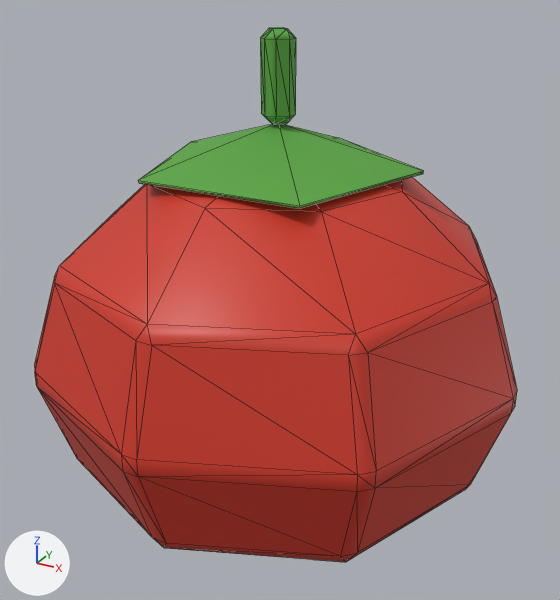
An edit to the glTF model assets/kitchen/ingredients/Tomato.glb, drawn before and after from the same camera.
The view is the same before and after, from a 50 mm lens placed at (0.0844, -0.1527, 0.1384), pointed at (0.0007, -0.0004, 0.0622). The lights are fixed; the arrows at lower left show +X, +Y and +Z. The picture after the commit comes second. Mesh edges are drawn as thin lines. Vertices at exactly the same position are counted once.

In view in the first picture: 'Tomato'.
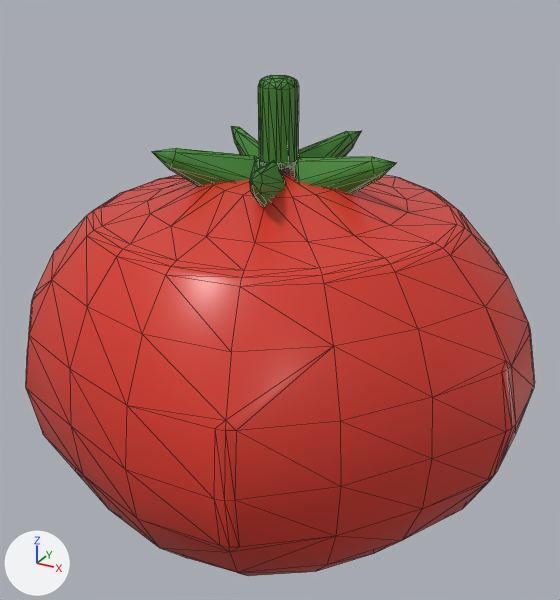
Boxes [x1, y1, x2, y2] around the edits, measured in the pictures (560 x 600 px):
'Tomato', reshaped, moved (6% shorter)
    before: [34, 27, 517, 562]
    after: [26, 75, 534, 576]
part 1 of me_tomato, rebuilt
    before: [34, 177, 517, 562]
    after: [26, 168, 534, 576]
part 2 of me_tomato, added (green)
    after: [258, 75, 299, 170]
part 3 of me_tomato, added (green)
    after: [250, 161, 285, 206]
part 4 of me_tomato, added (green)
    after: [152, 148, 259, 186]
part 5 of me_tomato, added (green)
    after: [232, 126, 263, 168]
part 6 of me_tomato, added (green)
    after: [289, 131, 361, 170]
part 7 of me_tomato, added (green)
    after: [294, 157, 396, 194]
part 8 of me_tomato, deleted (green)
    before: [260, 27, 296, 124]
part 9 of me_tomato, deleted (green)
    before: [138, 124, 424, 209]

What the commit changed:
Material 'LP_TomatoSkin' (mat_lp_tomatoskin) is new.
Its base color is (0.687, 0.0409, 0.0242) (red #d8392b).
Its roughness is 0.35.
Material 'LP_CalyxGreen' (mat_lp_calyxgreen) is new.
Its base color is (0.0497, 0.254, 0.0273) (green #3f8a2e).
Its roughness is 0.6.
me_tomato is used by ob_tomato; location (0.0, 0.0, 0.05).
me_tomato had 133 vertices, 254 faces and spanned x -0.0586..0.0586, y -0.0586..0.0586, z -0.05..0.075.
me_tomato no longer uses material mat_lp_tomatored (red #ce3827).
me_tomato no longer uses material mat_lp_leafgreen (green #59a63f).
me_tomato now has 553 vertices, 1078 faces and spans x -0.0572..0.061, y -0.06..0.06, z 0.0..0.115.
me_tomato part 1: the loose piece of 98 vertices spanning x -0.0586..0.0586, y -0.0586..0.0586, z -0.05..0.05 is rebuilt with 284 vertices and now spans x -0.0572..0.061, y -0.06..0.06, z 0.0..0.094, in mat_lp_tomatoskin (red #d8392b).
me_tomato part 2: a new loose piece of 84 vertices spanning x -0.0043..0.0043, y -0.0045..0.0045, z 0.095..0.115, in mat_lp_calyxgreen (green #3f8a2e).
me_tomato part 3: a new loose piece of 37 vertices spanning x -0.0009..0.0087, y -0.0269..-0.004, z 0.0857..0.1, in mat_lp_calyxgreen (green #3f8a2e).
me_tomato part 4: a new loose piece of 37 vertices spanning x -0.0229..-0.0031, y -0.0166..-0.0013, z 0.0857..0.1, in mat_lp_calyxgreen (green #3f8a2e).
me_tomato part 5: a new loose piece of 37 vertices spanning x -0.0229..-0.0031, y 0.0013..0.0166, z 0.0857..0.1, in mat_lp_calyxgreen (green #3f8a2e).
me_tomato part 6: a new loose piece of 37 vertices spanning x -0.0009..0.0087, y 0.004..0.0269, z 0.0857..0.1, in mat_lp_calyxgreen (green #3f8a2e).
me_tomato part 7: a new loose piece of 37 vertices spanning x 0.0043..0.0283, y -0.0033..0.0033, z 0.0857..0.1, in mat_lp_calyxgreen (green #3f8a2e).
me_tomato part 8: the loose piece of 24 vertices spanning x -0.0036..0.0036, y -0.0036..0.0036, z 0.055..0.075 is deleted.
me_tomato part 9: the loose piece of 11 vertices spanning x -0.0311..0.0311, y -0.0264..0.0327, z 0.045..0.055 is deleted.
me_tomato gains material mat_lp_tomatoskin (red #d8392b).
me_tomato gains material mat_lp_calyxgreen (green #3f8a2e).
Object 'Tomato' (ob_tomato) moves from (0.0, 0.0, 0.05) to (0.0, 0.0, 0.0).
